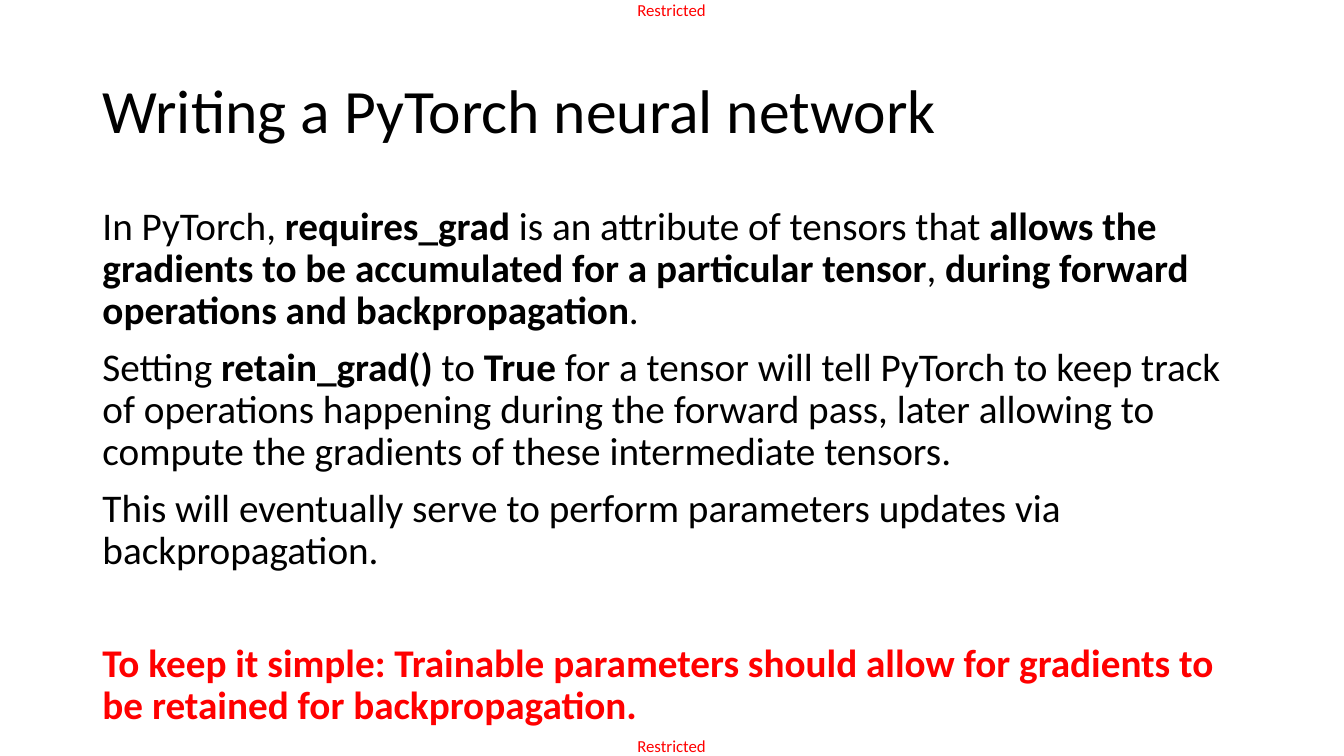
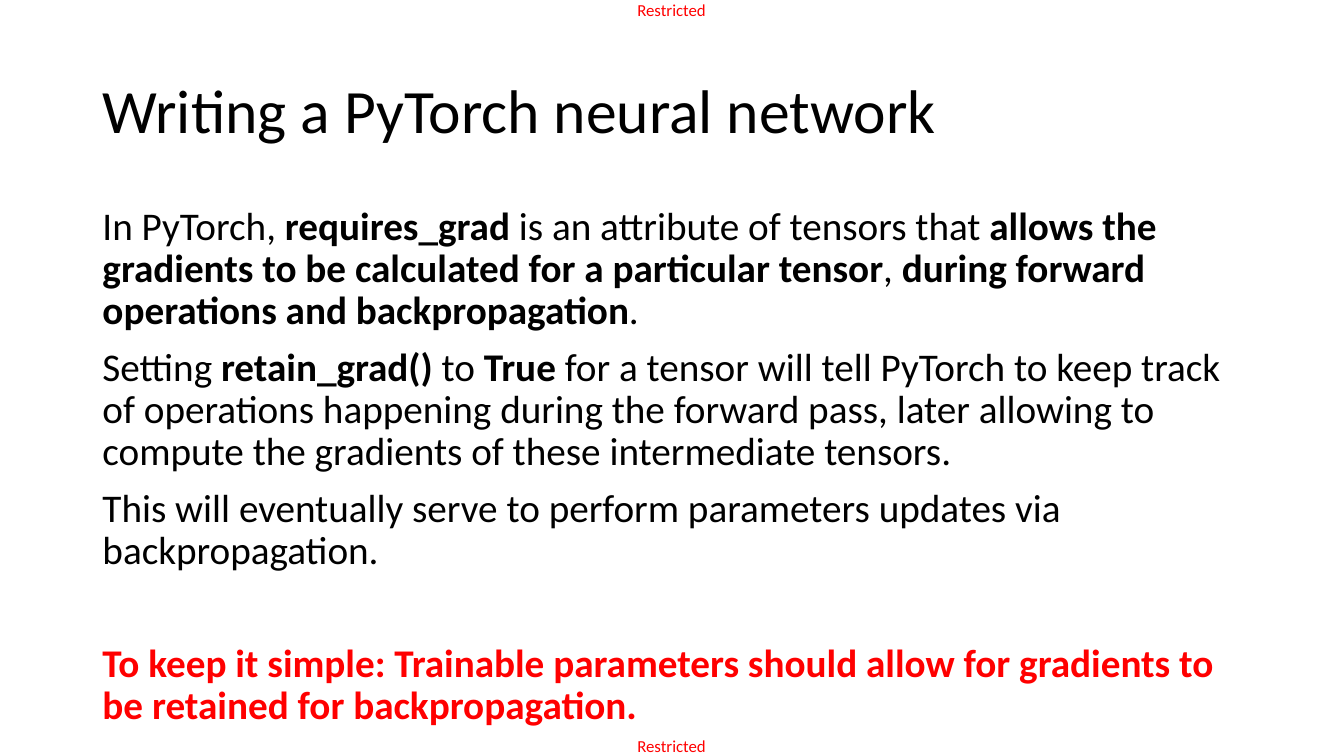
Before and after one commit to matthieudemari/SUTD_DL_50_039, a slide deck: slide 37 of W3/1. W3S1 final/W3S1.pptx. Drawn at 1344x756 pixels with LibreOffice and Linux fonts; fonts in the diff are those of the drawing. Boxes give left, top, right and bottom in pixels: in the first picture for what was removed or moved away, otherwise in the second. Text is boxed around its words. In the diff, an @@ line names an element or a change of style, - is before the commit and + after.

```diff
--- a/W3/1. W3S1 final/W3S1.pptx
+++ b/W3/1. W3S1 final/W3S1.pptx
@@ text at box(102, 212, 1156, 331): text changed @@
-In PyTorch, requires_grad is an attribute of tensors that allows the gradients to be accumulated for a particular tensor, during forward operations and backpropagation.
+In PyTorch, requires_grad is an attribute of tensors that allows the gradients to be calculated for a particular tensor, during forward operations and backpropagation.
```
Also in this commit, not shown: 1 slide added, 1 slide removed, 5 other files.
